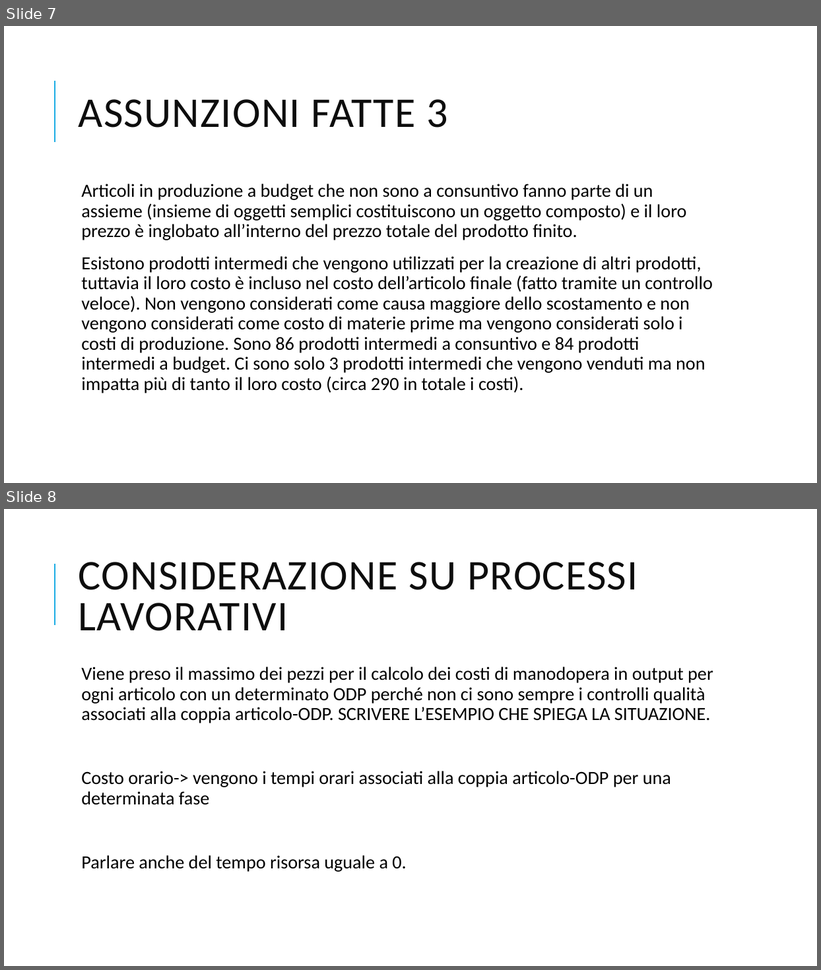
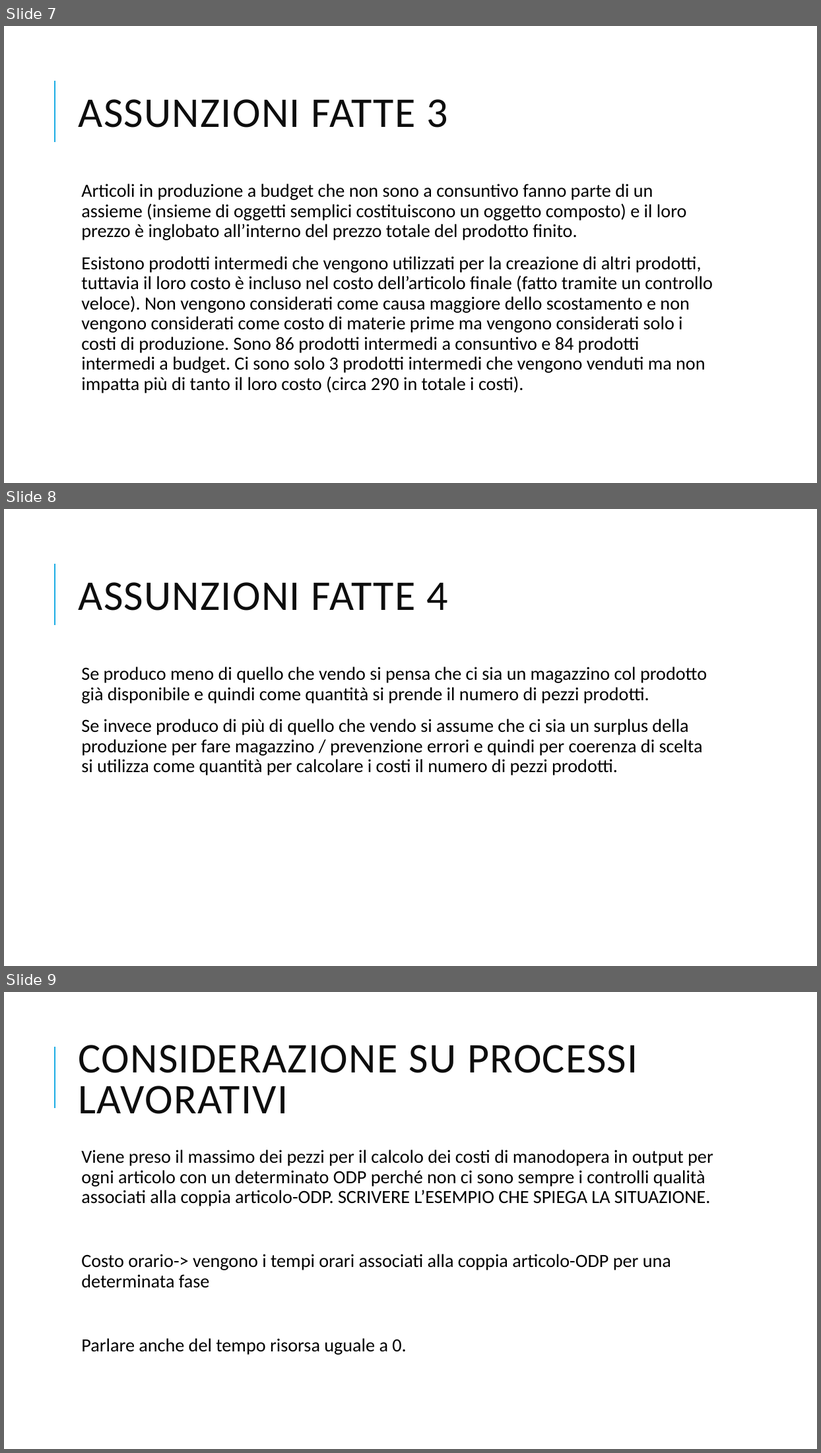
Before and after one commit to VinciGit00/SCGProject, a slide deck: Document/PresentazioneProgetto.pptx. Shown one above the other, each under a label of ours: slides 7 and 8 before the commit, slides 7, 8 and 9 after it. The pictures are 821x970 and 821x1453 pixels, drawn with LibreOffice and Linux fonts; fonts in the diff are those of the drawing. Boxes give left, top, right and bottom in pixels: in the first picture for what was removed or moved away, otherwise in the second. Text is boxed around its words. In the diff, an @@ line names an element or a change of style, - is before the commit and + after.

```diff
--- a/Document/PresentazioneProgetto.pptx
+++ b/Document/PresentazioneProgetto.pptx
@@ slide 8 added at [4,509,817,966], background #FFFFFF; not listed: 1 template element that a slide beside it also shows @@
@@ title added at [79,582,448,611], 50 pt, text #0D0D0D @@
+ASSUNZIONI FATTE 4
@@ text added at [81,667,707,776], 22 pt, text #000000 @@
+  Se produco meno di quello che vendo si pensa che ci sia un magazzino col prodotto già disponibile e quindi come quantità si prende il numero di pezzi prodotti.
+  Se invece produco di più di quello che vendo si assume che ci sia un surplus della produzione per fare magazzino / prevenzione errori e quindi per coerenza di scelta si utilizza come quantità per calcolare i costi il numero di pezzi prodotti.
@@ what was slide 8 is now slide 9 @@
```
Also in this commit, not shown: 5 other files.
